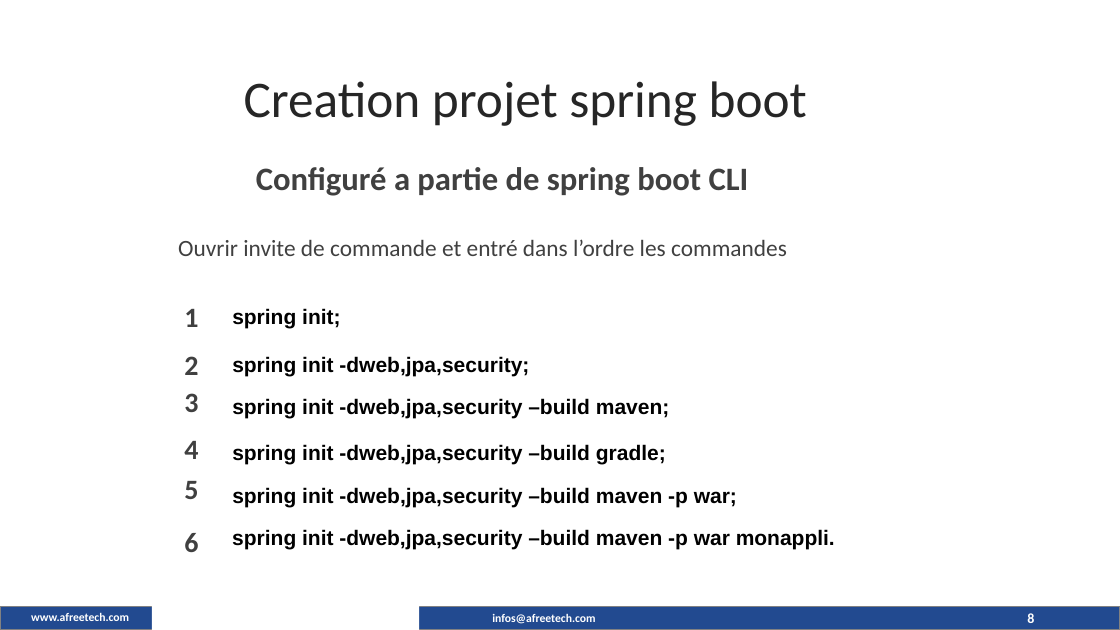
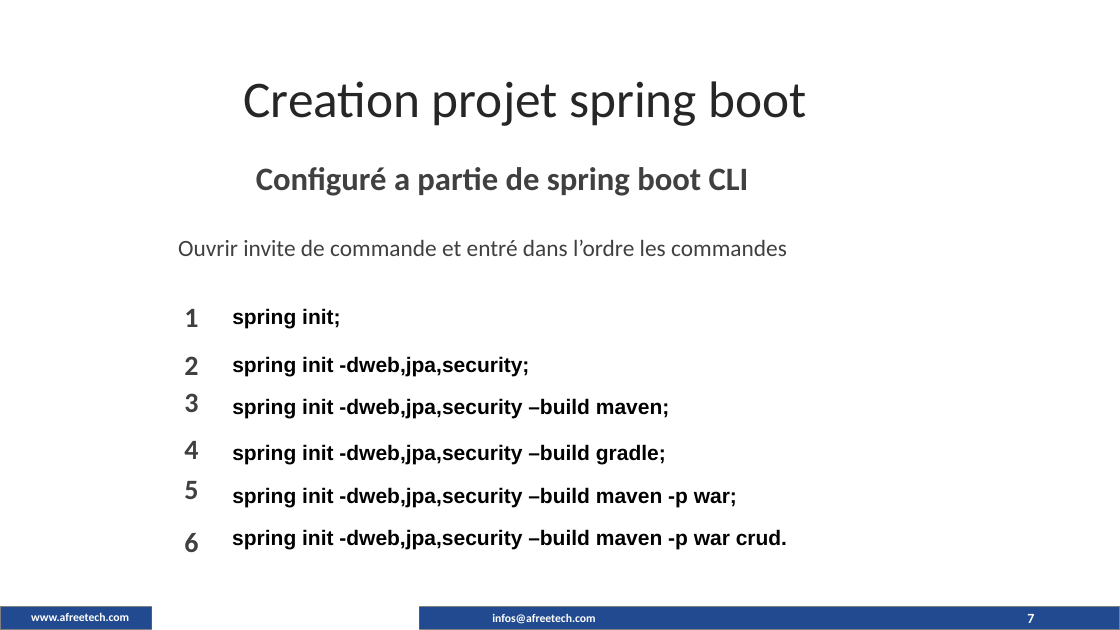
Before and after one commit to maximedorlin/maximedorlin, a slide deck: slide 7 of sprint boot.pptx (slide 8 before the commit). Drawn at 1120x630 pixels with LibreOffice and Linux fonts; fonts in the diff are those of the drawing; background and template pictures are left out. Boxes give left, top, right and bottom in pixels: in the first picture for what was removed or moved away, otherwise in the second. Text is boxed around its words. In the diff, an @@ line names an element or a change of style, - is before the commit and + after.

```diff
--- a/sprint boot.pptx
+++ b/sprint boot.pptx
@@ text at (x1=232, y1=529, x2=787, y2=550): text changed @@
-spring init -dweb,jpa,security –build maven -p war monappli.
+spring init -dweb,jpa,security –build maven -p war crud.
@@ page number at (x1=1027, y1=614, x2=1034, y2=623): text changed @@
-8
+7
```
Also in this commit, not shown: 9 other slides changed, 3 slides added, 1 slide removed.
